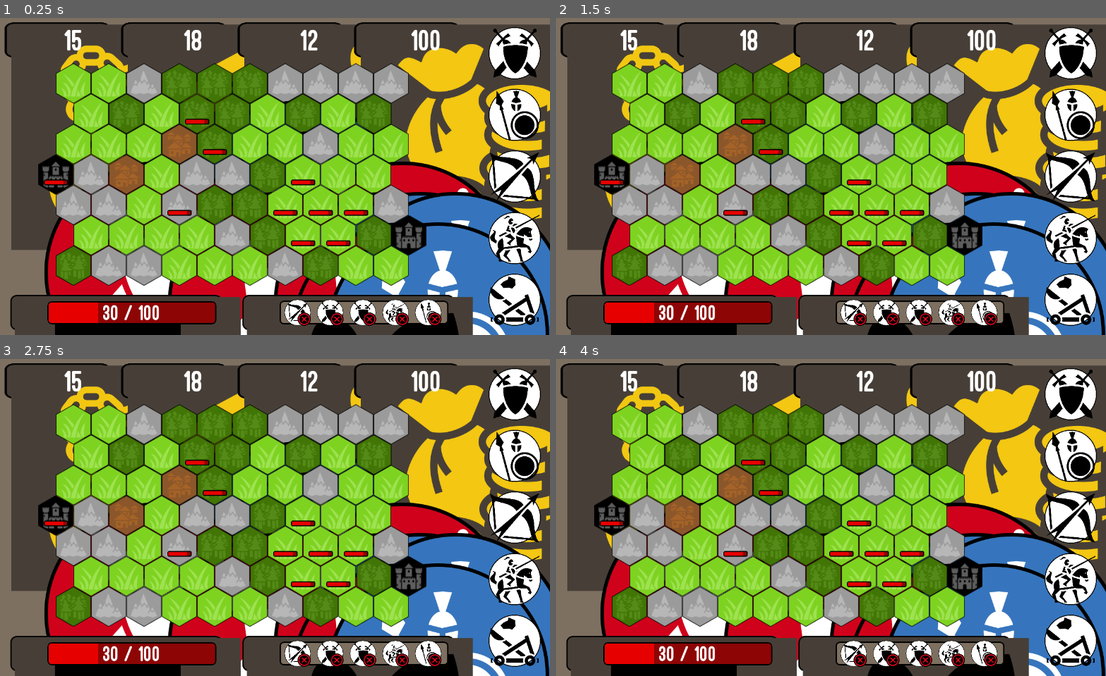
Above: before the commit, frames 1-4 (two rows, left to right).
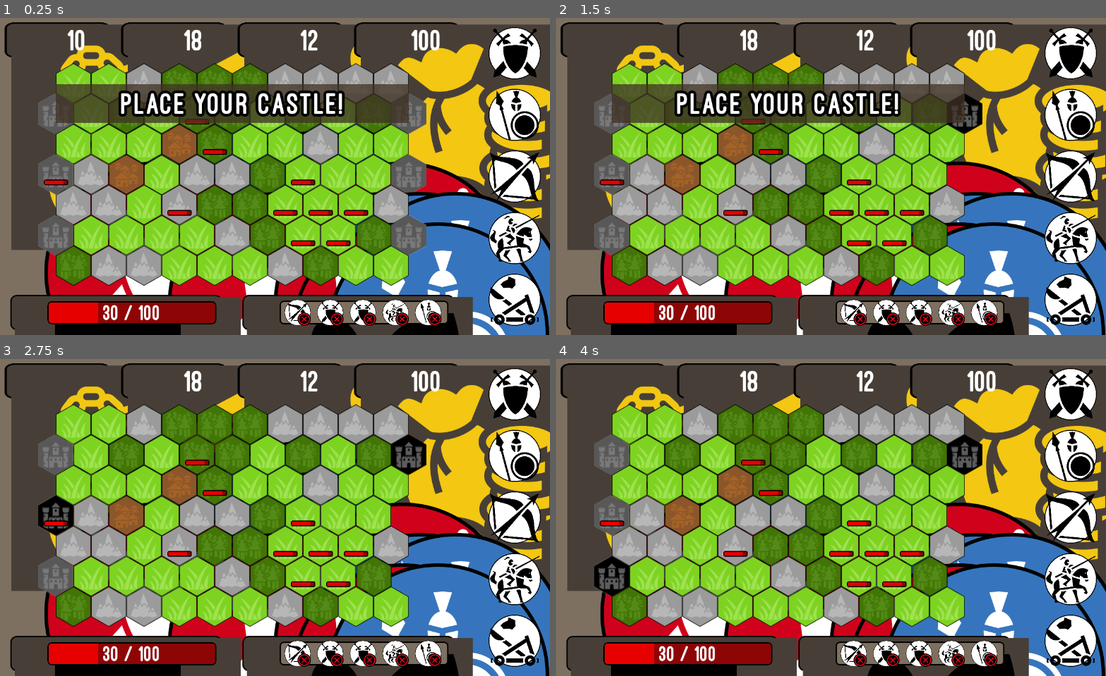
Above: after the commit, the same moments.

Repository: knobliibrot/the_battle_client
Game: Godot game, scene res://classes/controller/MainController.tscn
Two runs of this game, one before a commit and one after it. Both use one fixed random seed, a clock stepped at 60 frames per second and the inputs below.
Inputs (mouse positions are in pixels of both pictures, inside the frame that each line leads up to):
- Up to frame 1 (0.25 s): no input
- Up to frame 2 (1.5 s): click (611, 113) at 0.52 s; click (963, 113) at 1.25 s
- Up to frame 3 (2.75 s): click (55, 514) at 2.02 s
- Up to frame 4 (4 s): click (963, 514) at 2.77 s; click (611, 577) at 3.52 s

The runs differ from the first frame. In frame 1, 11% of the frame differs, in the area x 6-78%, y 3-75%; in frame 2, 10%; in frame 3, 2.6%; in frame 4, 3.1%.

Commit message:
before refyctoring

Diff:
--- /dev/null
+++ b/Code/artifacts/fonts/ostrichsans_gui_messages.tres
@@ -0,0 +1,11 @@
+[gd_resource type="DynamicFont" load_steps=2 format=2]
+
+[ext_resource path="res://artifacts/fonts/OstrichSans-Heavy.otf" type="DynamicFontData" id=1]
+
+[resource]
+size = 70
+outline_size = 6
+outline_color = Color( 0, 0, 0, 1 )
+extra_spacing_char = 4
+extra_spacing_space = -1
+font_data = ExtResource( 1 )
--- a/Code/classes/controller/MainController.tscn
+++ b/Code/classes/controller/MainController.tscn
@@ -4,6 +4,7 @@
 [ext_resource path="res://classes/scenes/ScreenScene.tscn" type="PackedScene" id=2]
 
 [node name="MainController" type="Node"]
+editor/display_folded = true
 script = ExtResource( 1 )
 
 [node name="ActualScene" parent="." instance=ExtResource( 2 )]
--- a/Code/classes/game/controller/Gamelogic.gd
+++ b/Code/classes/game/controller/Gamelogic.gd
@@ -1,6 +1,5 @@
 extends Node
 
-signal battlefield_generated
 
 const FieldTypeEnum = preload("res://classes/enums/FieldTypeEnum.gd")
 const Parameters = preload("res://classes/game/model/Rulebook/GameParameters.gd")
@@ -9,11 +8,7 @@
 var battlefield_map: Array setget ,get_battlefield_map
 
 
-func _ready():
-	generate_battelfield()
-	emit_signal("battlefield_generated")
-
-func generate_battelfield() -> void:
+func generate_battelfield() -> Array:
 	battlefield_map = []
 	battlefield_map.resize(7)
 	for y in range(Parameters.BATTLEFIELD_HEIGHT):
@@ -22,11 +17,18 @@
 		battlefield_map[y] = row
 		for x in range(Parameters.BATTLEFIELD_WIDTH):
 			# Fields should be just at positions where x + y is uneven and not in the first and last column
-			if (x + y) % 2 == 1 and x != 0 and x != Parameters.BATTLEFIELD_WIDTH - 1:
-				var field = Field.instance()
-				field.set_position(x, y)
-				battlefield_map[y][x] = field
-				choose_field_type(x, y)
+			if (x + y) % 2 == 1:
+				if x != 0 and x != Parameters.BATTLEFIELD_WIDTH - 1:
+					var field = Field.instance()
+					field.set_position(x, y)
+					battlefield_map[y][x] = field
+					choose_field_type(x, y)
+				else:
+					var field = Field.instance()
+					field.set_position(x, y)
+					battlefield_map[y][x] = field
+					battlefield_map[y][x].set_field_type(FieldTypeEnum.EMPTY)
+	return battlefield_map
 
 func choose_field_type(x, y) -> void:
 	var field_percantage_map: Dictionary = {
@@ -62,7 +64,7 @@
 	battlefield_map[y][x].set_field_type(define_field_type(neigbour_counter_map, field_percantage_map))
 
 func count_neighbour(x, y, neighbour_counter_map) -> void:
-	if battlefield_map.find(y) && battlefield_map[y].find(x) && battlefield_map[y][x] != null:
+	if battlefield_map.find(y) && battlefield_map[y].find(x) && battlefield_map[y][x].get_field_type() != FieldTypeEnum.EMPTY:
 		neighbour_counter_map[battlefield_map[y][x].get_field_type()] += 1
 
 func define_field_type(neigbour_counter_map, field_percantage_map) -> int:
@@ -86,7 +88,7 @@
 	rng.randomize()
 	var result: int = rng.randi_range(1, total)
 	# Return Value amongst the result
-	if GameSettings.COMMENT_MODE:
+	if false:
 		print("--------")
 		print("Total: " + str(total))
 		print("Result: " + str(result))
--- a/Code/classes/game/view/Battelfield.gd
+++ b/Code/classes/game/view/Battelfield.gd
@@ -1,6 +1,9 @@
 extends Node
 
+signal castle_choosen
+
 const FieldTypeEnum = preload("res://classes/enums/FieldTypeEnum.gd")
+const Parameters = preload("res://classes/game/model/Rulebook/GameParameters.gd")
 
 const GRASS_SCENE = "res://classes/game/view/fields/GrassFieldScene.tscn"
 const FOREST_SCENE = "res://classes/game/view/fields/ForestFieldScene.tscn"
@@ -11,12 +14,21 @@
 
 
 func render_battlefield(var battlefield_map: Array):
-	for y in range(7):
-		for x in range(21):
+	for y in range(Parameters.BATTLEFIELD_HEIGHT):
+		for x in range(Parameters.BATTLEFIELD_WIDTH):
 			if(x + y) % 2 == 1:
 				var scene_path: String
-				if x == 0 or x == 20:
+				var new_node: FieldScene
+				if battlefield_map[y][x].get_field_type() == FieldTypeEnum.EMPTY:
 					scene_path = EMPTY_SCENE
+					new_node = load(scene_path).instance()
+					new_node.set_disabled(true)
+					print(x)
+					if x == 0:
+						new_node.add_to_group("castle_field_2")
+						print(y)
+					else:
+						new_node.add_to_group("castle_field_1")
 				else:
 					if battlefield_map[y][x].get_field_type() == FieldTypeEnum.GRASS:
 						scene_path = GRASS_SCENE
@@ -27,8 +39,13 @@
 					elif battlefield_map[y][x].get_field_type() == FieldTypeEnum.VILLAGE:
 						scene_path = VILLAGE_SCENE
 
-					var position_node: Node = get_node("BattelfieldMap/" +str(x) + "-" + str(y))
+					new_node = load(scene_path).instance()
 
-					var new_node: Node = load(scene_path) .instance()
-					new_node.set_rect(position_node.get_rect())
-					position_node.replace_by(new_node,true)
+				var position_node: Node = get_node("BattelfieldMap/" +str(x) + "-" + str(y))
+				new_node.field = battlefield_map[y][x]
+				new_node.copy_data(position_node)
+				new_node.connect("castle_choosen", self, "_on_Field_castle_choosen")
+				position_node.replace_by(new_node,true)
+
+func _on_Field_castle_choosen(position :Vector2) -> void:
+	emit_signal("castle_choosen", position)
--- a/Code/classes/game/view/Battelfield.tscn
+++ b/Code/classes/game/view/Battelfield.tscn
@@ -7,10 +7,9 @@
 [ext_resource path="res://artifacts/graphics/fields/grass.png" type="Texture" id=5]
 [ext_resource path="res://classes/game/view/troops/cat.tscn" type="PackedScene" id=6]
 [ext_resource path="res://classes/game/view/troops/Troop.tscn" type="PackedScene" id=7]
-[ext_resource path="res://artifacts/graphics/fields/castle.png" type="Texture" id=8]
-[ext_resource path="res://classes/game/view/troops/sword.tscn" type="PackedScene" id=9]
-[ext_resource path="res://classes/game/view/troops/Arch.tscn" type="PackedScene" id=10]
-[ext_resource path="res://classes/game/view/troops/knight.tscn" type="PackedScene" id=11]
+[ext_resource path="res://classes/game/view/troops/sword.tscn" type="PackedScene" id=8]
+[ext_resource path="res://classes/game/view/troops/Arch.tscn" type="PackedScene" id=9]
+[ext_resource path="res://classes/game/view/troops/knight.tscn" type="PackedScene" id=10]
 
 [node name="Battelfield" type="Node"]
 script = ExtResource( 1 )
@@ -81,7 +80,9 @@
 margin_bottom = 194.0
 texture_normal = ExtResource( 3 )
 
-[node name="0-1" parent="BattelfieldMap" instance=ExtResource( 2 )]
+[node name="0-1" parent="BattelfieldMap" groups=[
+"castle_field_2",
+] instance=ExtResource( 2 )]
 margin_left = 120.0
 margin_top = 172.0
 margin_right = 200.0
@@ -154,7 +155,9 @@
 margin_right = 921.0
 margin_bottom = 263.0
 
-[node name="20-1" parent="BattelfieldMap" instance=ExtResource( 2 )]
+[node name="20-1" parent="BattelfieldMap" groups=[
+"castle_field_1",
+] instance=ExtResource( 2 )]
 margin_left = 920.0
 margin_top = 172.0
 margin_right = 1000.0
@@ -230,16 +233,18 @@
 margin_right = 960.0
 margin_bottom = 332.0
 
-[node name="0-3" parent="BattelfieldMap" instance=ExtResource( 2 )]
+[node name="0-3" parent="BattelfieldMap" groups=[
+"castle_field_2",
+] instance=ExtResource( 2 )]
 margin_left = 120.0
 margin_top = 310.0
 margin_right = 200.0
 margin_bottom = 401.0
-texture_normal = ExtResource( 8 )
-
-[node name="Troop" parent="BattelfieldMap/0-3" instance=ExtResource( 9 )]
-margin_right = 40.0
-margin_bottom = 40.0
+texture_normal = null
+
+[node name="Troop" parent="BattelfieldMap/0-3" instance=ExtResource( 8 )]
+margin_bottom = 83.0
+focus_mode = 1
 
 [node name="2-3" parent="BattelfieldMap" instance=ExtResource( 2 )]
 margin_left = 200.0
@@ -256,9 +261,9 @@
 
 [node name="6-3" parent="BattelfieldMap" instance=ExtResource( 2 )]
 margin_left = 360.0
-margin_top = 310.0
+margin_top = 310.5
 margin_right = 440.0
-margin_bottom = 401.0
+margin_bottom = 401.5
 texture_normal = ExtResource( 5 )
 
 [node name="8-3" parent="BattelfieldMap" instance=ExtResource( 2 )]
@@ -307,7 +312,9 @@
 margin_right = 920.0
 margin_bottom = 401.0
 
-[node name="20-3" parent="BattelfieldMap" instance=ExtResource( 2 )]
+[node name="20-3" parent="BattelfieldMap" groups=[
+"castle_field_1",
+] instance=ExtResource( 2 )]
 margin_left = 920.0
 margin_top = 310.0
 margin_right = 1000.0
@@ -395,7 +402,9 @@
 margin_right = 960.0
 margin_bottom = 470.0
 
-[node name="0-5" parent="BattelfieldMap" instance=ExtResource( 2 )]
+[node name="0-5" parent="BattelfieldMap" groups=[
+"castle_field_2",
+] instance=ExtResource( 2 )]
 margin_left = 120.0
 margin_top = 448.0
 margin_right = 200.0
@@ -471,12 +480,14 @@
 margin_right = 921.0
 margin_bottom = 539.0
 
-[node name="20-5" parent="BattelfieldMap" instance=ExtResource( 2 )]
+[node name="20-5" parent="BattelfieldMap" groups=[
+"castle_field_1",
+] instance=ExtResource( 2 )]
 margin_left = 920.0
 margin_top = 448.0
 margin_right = 1000.0
 margin_bottom = 539.0
-texture_normal = ExtResource( 8 )
+texture_normal = null
 
 [node name="1-6" parent="BattelfieldMap" instance=ExtResource( 2 )]
 margin_left = 160.0
--- /dev/null
+++ b/Code/classes/game/view/Playground.gd
@@ -0,0 +1,57 @@
+extends Node
+
+signal set_castle
+
+const FieldTypeEnum = preload("res://classes/enums/FieldTypeEnum.gd")
+
+const MESSAGE_CONTAINER = preload("res://classes/game/view/boxes/MessageContainer.tscn")
+const CASTLE_SCENE = preload("res://classes/game/view/fields/CastleFieldScene.tscn")
+
+func choose_castel(is_player1: bool) -> Vector2:
+	var castle_fields: Array
+	if is_player1:
+		castle_fields = get_tree().get_nodes_in_group("castle_field_1")
+	else:
+		castle_fields = get_tree().get_nodes_in_group("castle_field_2")
+
+	for field in castle_fields:
+		field.set_disabled(false)
+
+
+	show_message("Place your Castle!", 2)
+	$Top/TopBar/TimeBox.start_timer(10)
+
+	var position: Vector2 = yield(self, "set_castle")
+	if position.x == 1 && position.y == 1:
+		if is_player1:
+			position.x = 20
+		else:
+			position.x = 0
+
+	for field_node in castle_fields:
+		if field_node.field.position == position:
+			var game_node = CASTLE_SCENE.instance()
+			game_node.field = field_node.field
+			game_node.field.set_field_type(FieldTypeEnum.CASTLE)
+			game_node.copy_data(field_node)
+			field_node.replace_by(game_node,true)
+		else:
+			$Battelfield/BattelfieldMap.remove_child(field_node)
+			# TODO: delete field
+
+
+
+	return position
+
+func show_message(messsage: String, seconds: float):
+	add_child(MESSAGE_CONTAINER.instance())
+	$MessageContainer/MarginContainer/Label.text = messsage
+	yield(get_tree().create_timer(2.0), "timeout")
+	remove_child($MessageContainer)
+
+func _on_Battelfield_castle_choosen(position: Vector2):
+	$Top/TopBar/TimeBox.stop_timer()
+	emit_signal("set_castle", position)
+
+func _on_TimeBox_timeout():
+	_on_Battelfield_castle_choosen(Vector2(1, 1))
--- a/Code/classes/game/view/Playground.tscn
+++ b/Code/classes/game/view/Playground.tscn
@@ -1,19 +1,21 @@
-[gd_scene load_steps=13 format=2]
+[gd_scene load_steps=14 format=2]
 
-[ext_resource path="res://classes/game/view/boxes/TimeBox.tscn" type="PackedScene" id=1]
-[ext_resource path="res://classes/game/view/boxes/SalaryBox.tscn" type="PackedScene" id=2]
-[ext_resource path="res://classes/game/view/boxes/IncomeBox.tscn" type="PackedScene" id=3]
-[ext_resource path="res://classes/game/view/boxes/GoldBox.tscn" type="PackedScene" id=4]
-[ext_resource path="res://classes/game/view/Battelfield.tscn" type="PackedScene" id=5]
-[ext_resource path="res://classes/game/view/buttons/create_troop/CreateSwordsmanButton.tscn" type="PackedScene" id=6]
-[ext_resource path="res://classes/game/view/buttons/create_troop/CreateSpearmanButton.tscn" type="PackedScene" id=7]
-[ext_resource path="res://classes/game/view/buttons/create_troop/CreateArcherButton.tscn" type="PackedScene" id=8]
-[ext_resource path="res://classes/game/view/buttons/create_troop/CreateKnightButton.tscn" type="PackedScene" id=9]
-[ext_resource path="res://classes/game/view/buttons/create_troop/CreateCatapultButton.tscn" type="PackedScene" id=10]
-[ext_resource path="res://classes/game/view/bars/HealthBar.tscn" type="PackedScene" id=11]
-[ext_resource path="res://classes/game/view/bars/QueueBar.tscn" type="PackedScene" id=12]
+[ext_resource path="res://classes/game/view/Playground.gd" type="Script" id=1]
+[ext_resource path="res://classes/game/view/boxes/TimeBox.tscn" type="PackedScene" id=2]
+[ext_resource path="res://classes/game/view/boxes/SalaryBox.tscn" type="PackedScene" id=3]
+[ext_resource path="res://classes/game/view/boxes/IncomeBox.tscn" type="PackedScene" id=4]
+[ext_resource path="res://classes/game/view/boxes/GoldBox.tscn" type="PackedScene" id=5]
+[ext_resource path="res://classes/game/view/Battelfield.tscn" type="PackedScene" id=6]
+[ext_resource path="res://classes/game/view/buttons/create_troop/CreateSwordsmanButton.tscn" type="PackedScene" id=7]
+[ext_resource path="res://classes/game/view/buttons/create_troop/CreateSpearmanButton.tscn" type="PackedScene" id=8]
+[ext_resource path="res://classes/game/view/buttons/create_troop/CreateArcherButton.tscn" type="PackedScene" id=9]
+[ext_resource path="res://classes/game/view/buttons/create_troop/CreateKnightButton.tscn" type="PackedScene" id=10]
+[ext_resource path="res://classes/game/view/buttons/create_troop/CreateCatapultButton.tscn" type="PackedScene" id=11]
+[ext_resource path="res://classes/game/view/bars/HealthBar.tscn" type="PackedScene" id=12]
+[ext_resource path="res://classes/game/view/bars/QueueBar.tscn" type="PackedScene" id=13]
 
 [node name="Playground" type="Node"]
+script = ExtResource( 1 )
 
 [node name="Background" type="ColorRect" parent="."]
 margin_right = 1280.0
@@ -29,7 +31,6 @@
 custom_constants/margin_bottom = 10
 
 [node name="TopBar" type="HBoxContainer" parent="Top"]
-editor/display_folded = true
 margin_left = 10.0
 margin_top = 10.0
 margin_right = 1110.0
@@ -72,7 +73,6 @@
 custom_constants/margin_bottom = 10
 
 [node name="RightBar" type="VBoxContainer" parent="Right"]
-editor/display_folded = true
 margin_left = 10.0
 margin_top = 10.0
 margin_right = 150.0
@@ -80,31 +80,32 @@
 rect_min_size = Vector2( 120, 700 )
 custom_constants/separation = 0
 
-[node name="SwordsmanTroopButton" parent="Right/RightBar" instance=ExtResource( 6 )]
+[node name="SwordsmanTroopButton" parent="Right/RightBar" instance=ExtResource( 7 )]
 margin_right = 140.0
 margin_bottom = 140.0
 
-[node name="SpearmanTroopButton" parent="Right/RightBar" instance=ExtResource( 7 )]
+[node name="SpearmanTroopButton" parent="Right/RightBar" instance=ExtResource( 8 )]
 margin_top = 140.0
 margin_right = 140.0
 margin_bottom = 280.0
 
-[node name="ArcherTroopButton" parent="Right/RightBar" instance=ExtResource( 8 )]
+[node name="ArcherTroopButton" parent="Right/RightBar" instance=ExtResource( 9 )]
 margin_top = 280.0
 margin_right = 140.0
 margin_bottom = 420.0
 
-[node name="KnightTroopButton" parent="Right/RightBar" instance=ExtResource( 9 )]
+[node name="KnightTroopButton" parent="Right/RightBar" instance=ExtResource( 10 )]
 margin_top = 420.0
 margin_right = 140.0
 margin_bottom = 560.0
 
-[node name="CatapultTroopButton" parent="Right/RightBar" instance=ExtResource( 10 )]
+[node name="CatapultTroopButton" parent="Right/RightBar" instance=ExtResource( 11 )]
 margin_top = 560.0
 margin_right = 140.0
 margin_bottom = 700.0
 
 [node name="Bottom" type="MarginContainer" parent="."]
+editor/display_folded = true
 anchor_top = 1.0
 anchor_bottom = 1.0
 margin_top = -111.0
@@ -123,10 +124,12 @@
 custom_constants/separation = 26
 alignment = 1
 
-[node name="HealthBar" parent="Bottom/BottomBar" instance=ExtResource( 11 )]
+[node name="HealthBar" parent="Bottom/BottomBar" instance=ExtResource( 12 )]
 margin_left = 37.0
 margin_right = 537.0
 
-[node name="QueueBar" parent="Bottom/BottomBar" instance=ExtResource( 12 )]
+[node name="QueueBar" parent="Bottom/BottomBar" instance=ExtResource( 13 )]
 margin_left = 563.0
 margin_right = 1063.0
+[connection signal="timeout" from="Top/TopBar/TimeBox" to="." method="_on_TimeBox_timeout"]
+[connection signal="castle_choosen" from="Battelfield" to="." method="_on_Battelfield_castle_choosen"]
--- /dev/null
+++ b/Code/classes/game/view/boxes/MessageContainer.tscn
@@ -0,0 +1,38 @@
+[gd_scene load_steps=2 format=2]
+
+[ext_resource path="res://artifacts/fonts/ostrichsans_gui_messages.tres" type="DynamicFont" id=1]
+
+[node name="MessageContainer" type="MarginContainer"]
+anchor_right = 1.0
+mouse_filter = 2
+custom_constants/margin_right = 320
+custom_constants/margin_top = 150
+custom_constants/margin_left = 160
+
+[node name="Background" type="ColorRect" parent="."]
+light_mask = 8265
+margin_left = 160.0
+margin_top = 150.0
+margin_right = 960.0
+margin_bottom = 238.0
+mouse_filter = 2
+color = Color( 0.243137, 0.196078, 0.145098, 0.768627 )
+
+[node name="MarginContainer" type="MarginContainer" parent="."]
+margin_left = 160.0
+margin_top = 150.0
+margin_right = 960.0
+margin_bottom = 238.0
+mouse_filter = 2
+custom_constants/margin_right = 20
+custom_constants/margin_top = 20
+custom_constants/margin_left = 20
+custom_constants/margin_bottom = 20
+
+[node name="Label" type="Label" parent="MarginContainer"]
+margin_left = 20.0
+margin_top = 20.0
+margin_right = 780.0
+margin_bottom = 68.0
+custom_fonts/font = ExtResource( 1 )
+align = 1
--- /dev/null
+++ b/Code/classes/game/view/boxes/TimeBox.gd
@@ -0,0 +1,23 @@
+extends MarginContainer
+
+signal timeout
+
+var time: int
+var actual_time: int
+
+func start_timer(time: int) -> void:
+	actual_time = 0
+	self.time = time
+	$NinePatchRect/Label.text = str(time - actual_time)
+	$Timer.start(1)
+
+func stop_timer() -> void:
+	$Timer.stop()
+	$NinePatchRect/Label.text = ""
+func _on_Timer_timeout() -> void:
+	if actual_time < time:
+		actual_time += 1
+		$NinePatchRect/Label.text = str(time - actual_time)
+		$Timer.start(1)
+	else:
+		emit_signal("timeout")
--- a/Code/classes/game/view/boxes/TimeBox.tscn
+++ b/Code/classes/game/view/boxes/TimeBox.tscn
@@ -1,13 +1,18 @@
-[gd_scene load_steps=3 format=2]
+[gd_scene load_steps=4 format=2]
 
 [ext_resource path="res://classes/game/view/boxes/InfoBox.tscn" type="PackedScene" id=1]
-[ext_resource path="res://artifacts/graphics/gui/boxes/watch.svg" type="Texture" id=2]
+[ext_resource path="res://classes/game/view/boxes/TimeBox.gd" type="Script" id=2]
+[ext_resource path="res://artifacts/graphics/gui/boxes/watch.svg" type="Texture" id=3]
 
-[node name="TimeBox" index="0" instance=ExtResource( 1 )]
+[node name="TimeBox" instance=ExtResource( 1 )]
+script = ExtResource( 2 )
 
 [node name="TextureRect" parent="NinePatchRect" index="0"]
 margin_right = 86.0
-texture = ExtResource( 2 )
+texture = ExtResource( 3 )
 
 [node name="Label" parent="NinePatchRect" index="1"]
-text = "15 "
+text = "0"
+
+[node name="Timer" type="Timer" parent="." index="1"]
+[connection signal="timeout" from="Timer" to="." method="_on_Timer_timeout"]
--- a/Code/classes/game/view/fields/CastleFieldScene.tscn
+++ b/Code/classes/game/view/fields/CastleFieldScene.tscn
@@ -3,5 +3,5 @@
 [ext_resource path="res://classes/game/view/fields/FieldScene.tscn" type="PackedScene" id=1]
 [ext_resource path="res://artifacts/graphics/fields/castle.png" type="Texture" id=2]
 
-[node name="CastleFieldScene" index="0" instance=ExtResource( 1 )]
+[node name="CastleFieldScene" instance=ExtResource( 1 )]
 texture_normal = ExtResource( 2 )
--- a/Code/classes/game/view/fields/EmptyField.tscn
+++ /dev/null
@@ -1,7 +0,0 @@
-[gd_scene load_steps=3 format=2]
-
-[ext_resource path="res://classes/game/view/fields/FieldScene.tscn" type="PackedScene" id=1]
-[ext_resource path="res://artifacts/graphics/fields/castle.png" type="Texture" id=2]
-
-[node name="EmptyField" index="0" instance=ExtResource( 1 )]
-texture_normal = ExtResource( 2 )
--- /dev/null
+++ b/Code/classes/game/view/fields/EmptyFieldScene.gd
@@ -0,0 +1,6 @@
+extends "res://classes/game/view/fields/FieldScene.gd"
+
+
+
+func _on_EmptyField_pressed():
+	emit_signal("castle_choosen", field.position)
--- /dev/null
+++ b/Code/classes/game/view/fields/EmptyFieldScene.tscn
@@ -0,0 +1,15 @@
+[gd_scene load_steps=5 format=2]
+
+[ext_resource path="res://classes/game/view/fields/FieldScene.tscn" type="PackedScene" id=1]
+[ext_resource path="res://artifacts/graphics/fields/castle_disabled.png" type="Texture" id=2]
+[ext_resource path="res://artifacts/graphics/fields/castle.png" type="Texture" id=3]
+[ext_resource path="res://classes/game/view/fields/EmptyFieldScene.gd" type="Script" id=4]
+
+[node name="EmptyField" instance=ExtResource( 1 )]
+texture_normal = ExtResource( 2 )
+texture_pressed = ExtResource( 3 )
+texture_hover = ExtResource( 3 )
+texture_disabled = ExtResource( 2 )
+texture_focused = ExtResource( 3 )
+script = ExtResource( 4 )
+[connection signal="pressed" from="." to="." method="_on_EmptyField_pressed"]
--- a/Code/classes/game/view/fields/FieldScene.gd
+++ b/Code/classes/game/view/fields/FieldScene.gd
@@ -1,5 +1,15 @@
 extends TextureButton
+
+class_name FieldScene
+
+signal castle_choosen
+
+var field: Field
 
 func set_rect(rect: Rect2):
 	rect_position = rect.position
 	rect_size = rect.size
+
+func copy_data(old_node: Node) -> void:
+	set_name(old_node.get_name())
+	set_rect(old_node.get_rect())
--- a/Code/classes/game/view/troops/sword.tscn
+++ b/Code/classes/game/view/troops/sword.tscn
@@ -3,20 +3,15 @@
 [ext_resource path="res://classes/game/view/troops/Troop.tscn" type="PackedScene" id=1]
 [ext_resource path="res://artifacts/graphics/troops/red/swordsman_red.svg" type="Texture" id=2]
 
-
-
-
-
-
-
-
-
-
-
-
-
-
-[node name="Troop" index="0" instance=ExtResource( 1 )]
+[node name="Troop" instance=ExtResource( 1 )]
+mouse_filter = 2
 
 [node name="Symbol" parent="." index="0"]
+mouse_filter = 2
 texture = ExtResource( 2 )
+
+[node name="MarginContainer" parent="." index="1"]
+mouse_filter = 2
+
+[node name="TextureProgress" parent="MarginContainer" index="0"]
+mouse_filter = 2
--- a/Code/classes/scenes/GameScene.gd
+++ b/Code/classes/scenes/GameScene.gd
@@ -1,5 +1,7 @@
 extends "res://classes/scenes/ScreenScene.gd"
 
 
-func _on_Gamelogic_battlefield_generated():
-	$Playground/Battelfield.render_battlefield($Gamelogic.get_battlefield_map())
+func _ready():
+	var battlefield_map: Array = $Gamelogic.generate_battelfield()
+	$Playground/Battelfield.render_battlefield(battlefield_map)
+	$Playground.choose_castel(true)
--- a/Code/classes/scenes/GameScene.tscn
+++ b/Code/classes/scenes/GameScene.tscn
@@ -11,4 +11,3 @@
 [node name="Gamelogic" parent="." index="0" instance=ExtResource( 3 )]
 
 [node name="Playground" parent="." index="1" instance=ExtResource( 4 )]
-[connection signal="battlefield_generated" from="Gamelogic" to="." method="_on_Gamelogic_battlefield_generated"]
--- a/Code/project.godot
+++ b/Code/project.godot
@@ -13,9 +13,15 @@
 "class": "Field",
 "language": "GDScript",
 "path": "res://classes/game/model/Field.gd"
+}, {
+"base": "TextureButton",
+"class": "FieldScene",
+"language": "GDScript",
+"path": "res://classes/game/view/fields/FieldScene.gd"
 } ]
 _global_script_class_icons={
-"Field": ""
+"Field": "",
+"FieldScene": ""
 }
 
 [application]
Binary file added: Code/artifacts/graphics/fields/castle_disabled.png
Not shown: 6 places in Code/classes/game/view/Battelfield.tscn that only renumber resources
Not shown: 1 places in Code/classes/game/view/Playground.tscn that only renumber resources
Not shown, changed: Documentation/The Battle UML.xmi
